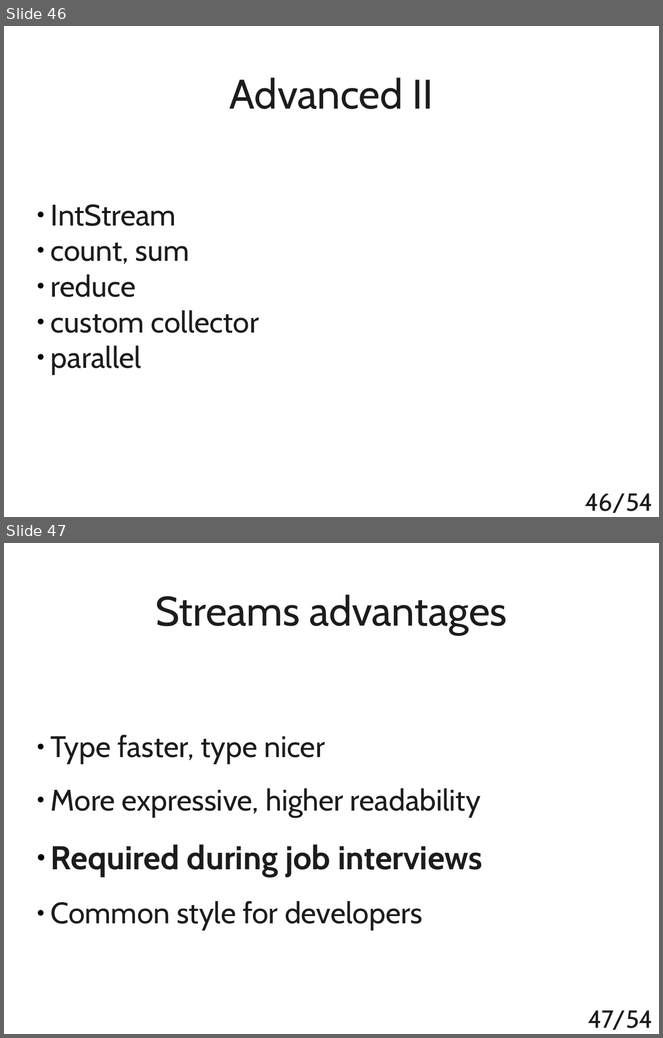
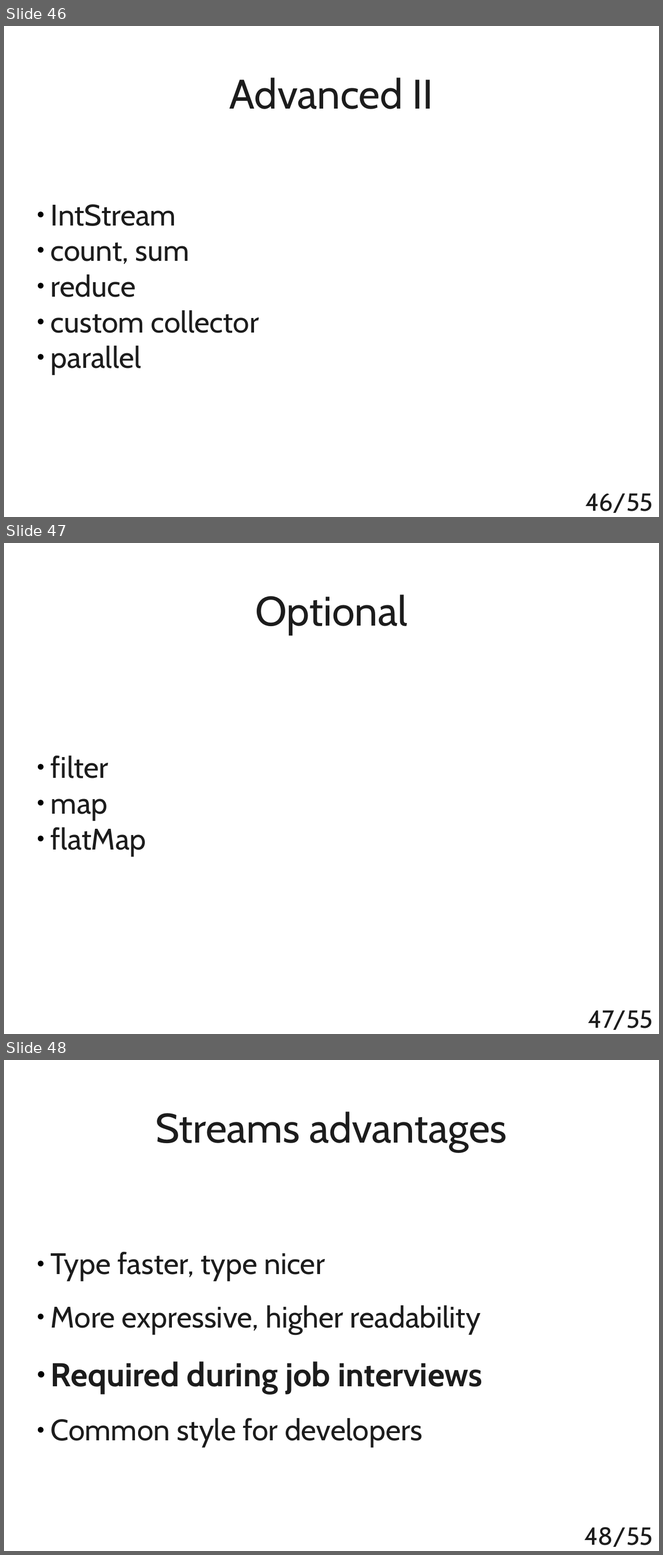
Before and after one commit to t4upl/java-streams-workshop, a slide deck: src/main/resources/editables/presentation.odp. Shown one above the other, each under a label of ours: slides 46 and 47 before the commit, slides 46, 47 and 48 after it. The pictures are 663x1038 and 663x1555 pixels, drawn with LibreOffice and Linux fonts; fonts in the diff are those of the drawing. Boxes give left, top, right and bottom in pixels: in the first picture for what was removed or moved away, otherwise in the second. Text is boxed around its words. In the diff, an @@ line names an element or a change of style, - is before the commit and + after.

```diff
--- a/src/main/resources/editables/presentation.odp
+++ b/src/main/resources/editables/presentation.odp
@@ slide 47 added at (4,543,659,1034), background #FFFFFF @@
@@ title added at (256,594,408,635), 50 pt, text #1C1C1C @@
+Optional
@@ subtitle added at (51,756,146,856), 36 pt, text #1C1C1C @@
+● filter
+● map
+● flatMap
@@ page number added at (588,1010,653,1030), 30 pt, text #1C1C1C @@
+47/55
@@ page number at (585,493,653,513): text changed @@
-46/54
+46/55
@@ what was slide 47 is now slide 48 @@
@@ page number at (584,1527,653,1547): text changed @@
-47/54
+48/55
```
Also in this commit, not shown: 6 other files.
